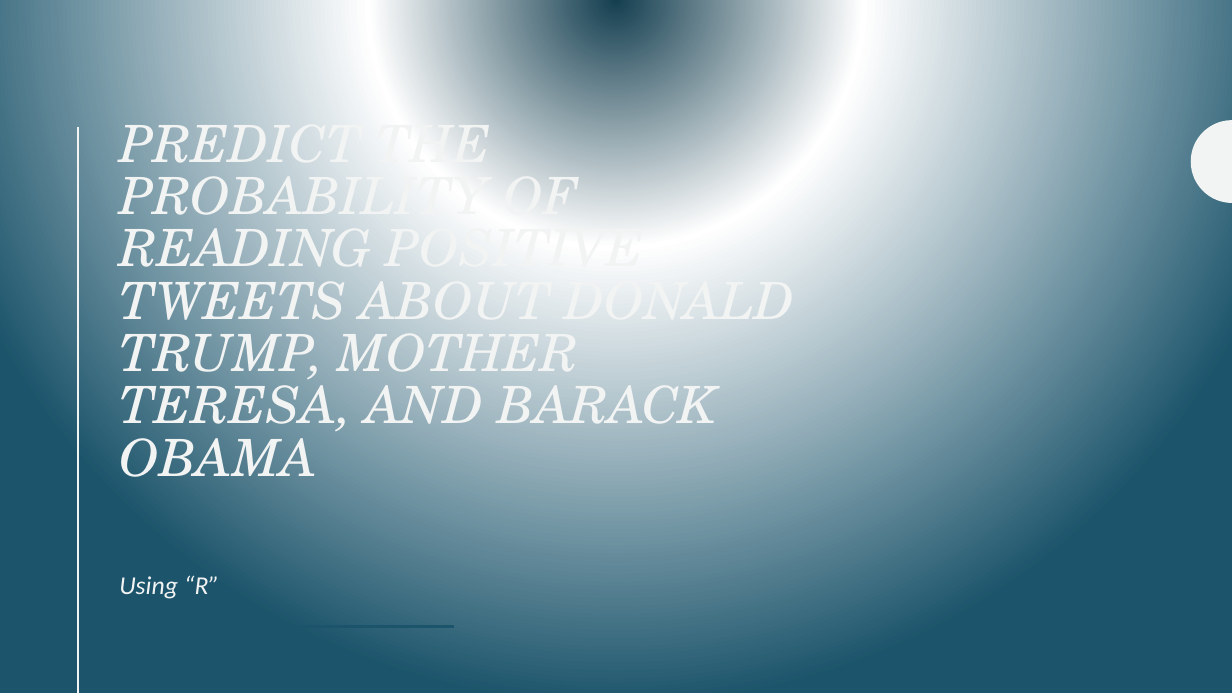
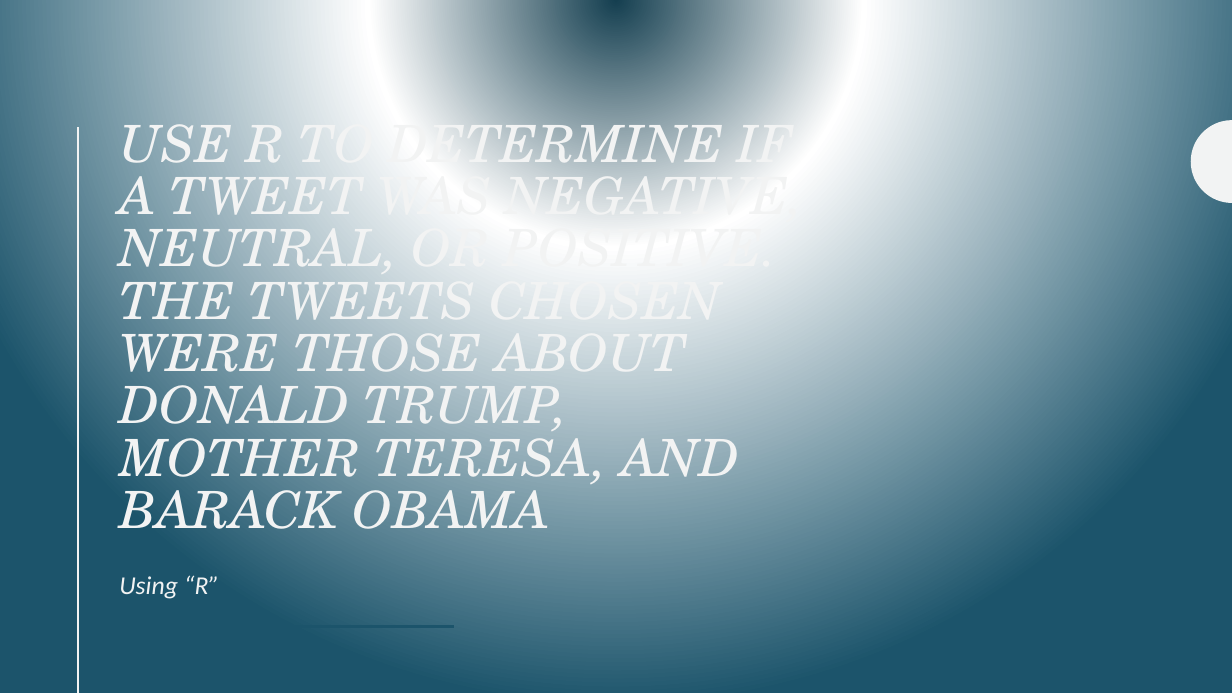
Before and after one commit to starststar/starststar, a slide deck: slide 1 of Data Science with R.pptx. Drawn at 1232x693 pixels with LibreOffice and Linux fonts; fonts in the diff are those of the drawing. Boxes give left, top, right and bottom in pixels: in the first picture for what was removed or moved away, otherwise in the second. Text is boxed around its words. In the diff, an @@ line names an element or a change of style, - is before the commit and + after.

```diff
--- a/Data Science with R.pptx
+++ b/Data Science with R.pptx
@@ title at box(119, 104, 803, 542): text changed @@
-PREDICT THE PROBABILITY OF READING POSITIVE TWEETS ABOUT DONALD TRUMP, MOTHER TERESA, AND BARACK OBAMA
+USE R TO DETERMINE IF A TWEET WAS NEGATIVE, NEUTRAL, OR POSITIVE. THE TWEETS CHOSEN WERE THOSE ABOUT DONALD TRUMP, MOTHER TERESA, AND BARACK OBAMA
```
Also in this commit, not shown: 1 other file.
